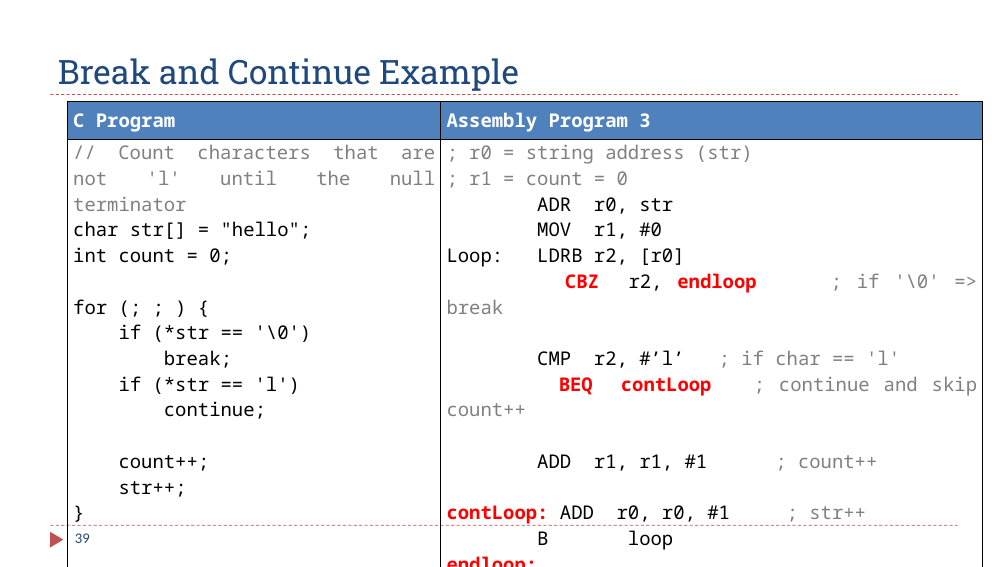
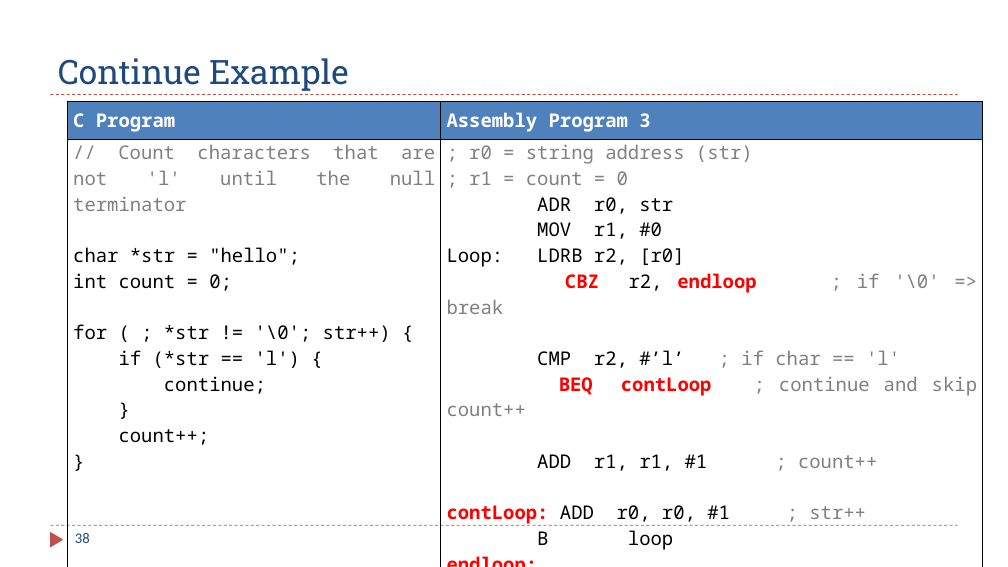
Before and after one commit to guhofstra/CSC111Sp26, a slide deck: slide 38 of PPTs/Ch6_ARM_Control_Flow.pptx (slide 39 before the commit). Drawn at 1008x567 pixels with LibreOffice and Linux fonts; fonts in the diff are those of the drawing. Boxes give left, top, right and bottom in pixels: in the first picture for what was removed or moved away, otherwise in the second. Text is boxed around its words. In the diff, an @@ line names an element or a change of style, - is before the commit and + after.

```diff
--- a/PPTs/Ch6_ARM_Control_Flow.pptx
+++ b/PPTs/Ch6_ARM_Control_Flow.pptx
@@ title at [58,58,349,91]: text changed @@
-Break and Continue Example
+Continue Example
@@ table at [67,102,983,554] @@
@@ row 2, column 1: "// Count characters that are not 'l' until the null terminator / char str[] = "hello"; / int count = 0; / for (; ; ) { / if (*str == '\0') / break; / if (*str == 'l') / continue; / count++; / str++; / }" to "// Count characters that are not 'l' until the null terminator / char *str = "hello"; / int count = 0; / for ( ; *str != '\0'; str++) { / if (*str == 'l') { / continue; / } / count++; / }" @@
@@ page number at [75,533,90,543]: text changed @@
-39
+38
```
Also in this commit, not shown: 1 other slide changed, 1 slide removed, 1 other file.
